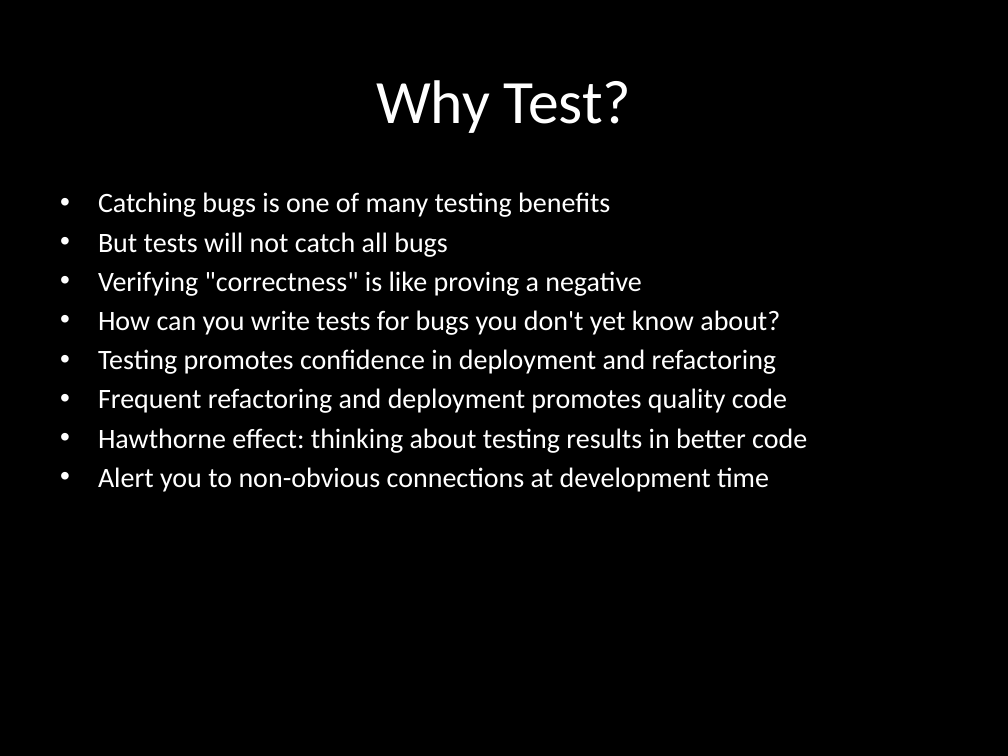
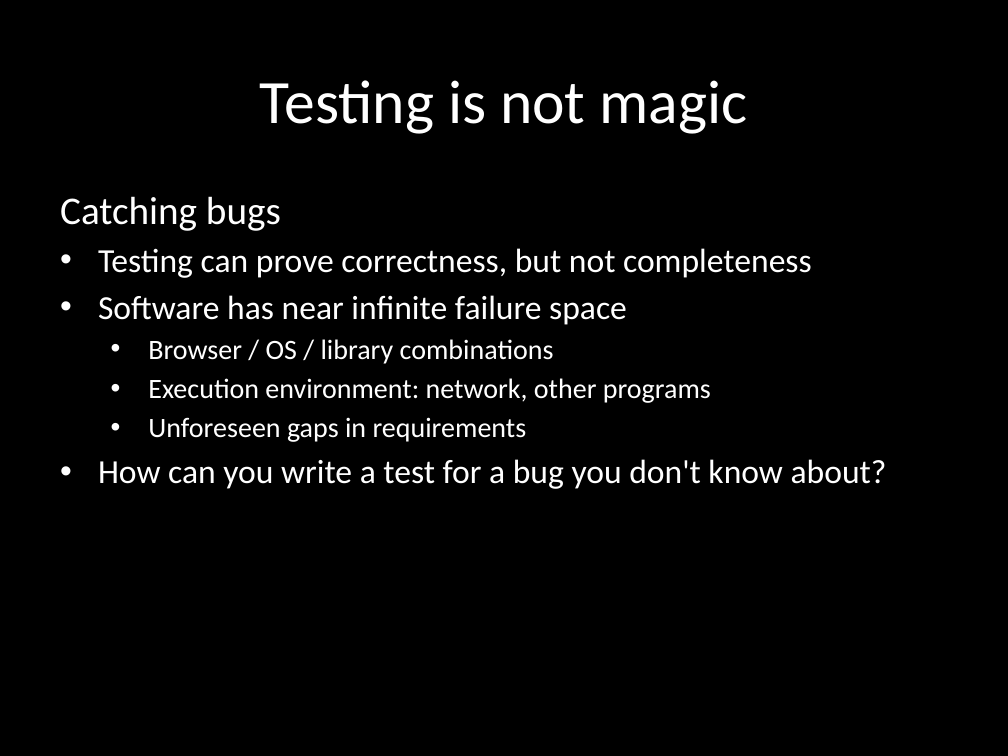
Before and after one commit to eliasjames/training-sqa, a slide deck: slide 5 of slides/TDD Day 1.pptx (slide 7 before the commit). Drawn at 1008x756 pixels with LibreOffice and Linux fonts; fonts in the diff are those of the drawing. Boxes give left, top, right and bottom in pixels: in the first picture for what was removed or moved away, otherwise in the second. Text is boxed around its words. In the diff, an @@ line names an element or a change of style, - is before the commit and + after.

```diff
--- a/slides/TDD Day 1.pptx
+++ b/slides/TDD Day 1.pptx
@@ title at bbox=[260, 80, 747, 134]: text changed @@
-Why Test?
+Testing is not magic
@@ subtitle at bbox=[60, 196, 887, 489]: text changed; size 20 to 24 pt @@
-• Catching bugs is one of many testing benefits
-• But tests will not catch all bugs
-• Verifying "correctness" is like proving a negative
-• How can you write tests for bugs you don't yet know about?
-• Testing promotes confidence in deployment and refactoring
-• Frequent refactoring and deployment promotes quality code
-• Hawthorne effect: thinking about testing results in better code
-• Alert you to non-obvious connections at development time
+Catching bugs
+• Testing can prove correctness, but not completeness
+• Software has near infinite failure space
+  • Browser / OS / library combinations
+  • Execution environment: network, other programs
+  • Unforeseen gaps in requirements
+• How can you write a test for a bug you don't know about?
```
Also in this commit, not shown: 6 other slides changed, 21 slides added, 17 slides removed.
